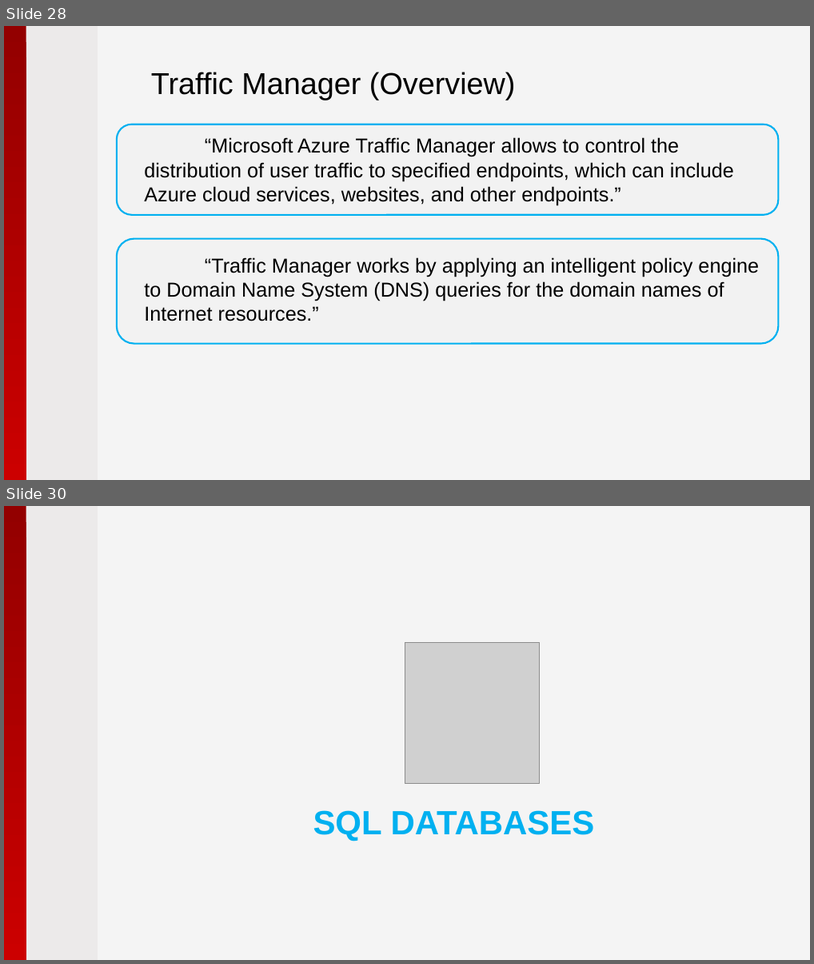
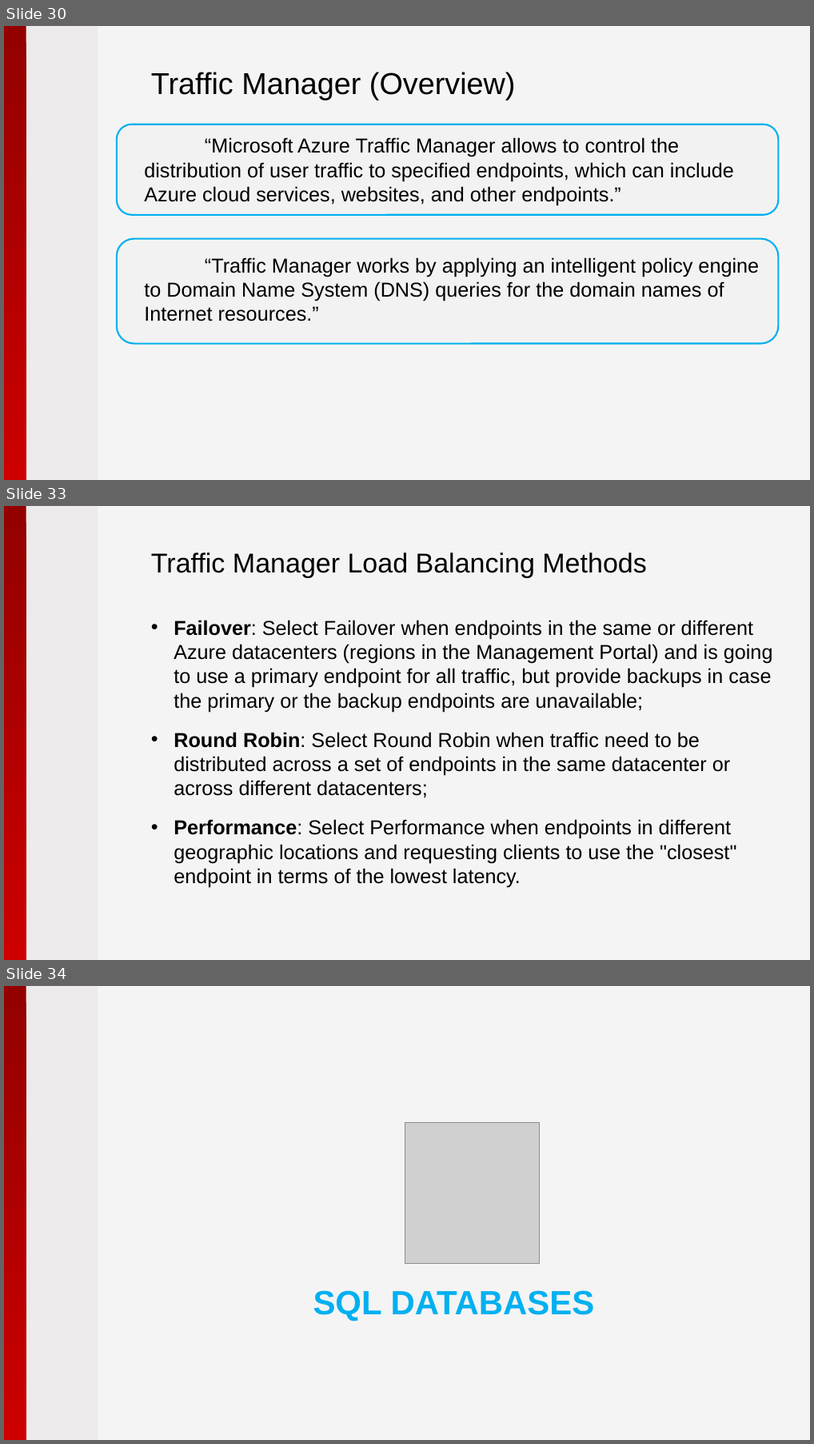
Before and after one commit to pryabov/Hackathon-2015, a slide deck: Presentation/2015 - Microsoft Azure.pptx. Shown one above the other, each under a label of ours: slides 28 and 30 before the commit, slides 30, 33 and 34 after it; the slides between them are not shown. The pictures are 814x964 and 814x1444 pixels, drawn with LibreOffice and Linux fonts; fonts in the diff are those of the drawing; grey boxes stand for pictures; background and template pictures are left out. Boxes give left, top, right and bottom in pixels: in the first picture for what was removed or moved away, otherwise in the second. Text is boxed around its words. In the diff, an @@ line names an element or a change of style, - is before the commit and + after.

Commit message:
Work on Presentation/2015 - Microsoft Azure.pptx

```diff
--- a/Presentation/2015 - Microsoft Azure.pptx
+++ b/Presentation/2015 - Microsoft Azure.pptx
@@ slide 33 added at bbox=[4, 506, 810, 960], background #F4F4F4; not listed: 2 template elements that a slide beside it also shows @@
@@ title added at bbox=[151, 552, 646, 578], 32.4 pt, text #000000 @@
+Traffic Manager Load Balancing Methods
@@ text added at bbox=[174, 620, 774, 887], 24 pt, text #000000 @@
+• Failover: Select Failover when endpoints in the same or different Azure datacenters (regions in the Management Portal) and is going to use a primary endpoint for all traffic, but provide backups in case the primary or the backup endpoints are unavailable;
+• Round Robin: Select Round Robin when traffic need to be distributed across a set of endpoints in the same datacenter or across different datacenters;
+• Performance: Select Performance when endpoints in different geographic locations and requesting clients to use the "closest" endpoint in terms of the lowest latency.
@@ what was slide 28 is now slide 30 @@
@@ what was slide 30 is now slide 34 @@
```
Also in this commit, not shown: 4 slides changed, 3 other slides added, 1 slide removed, 2 other files.
